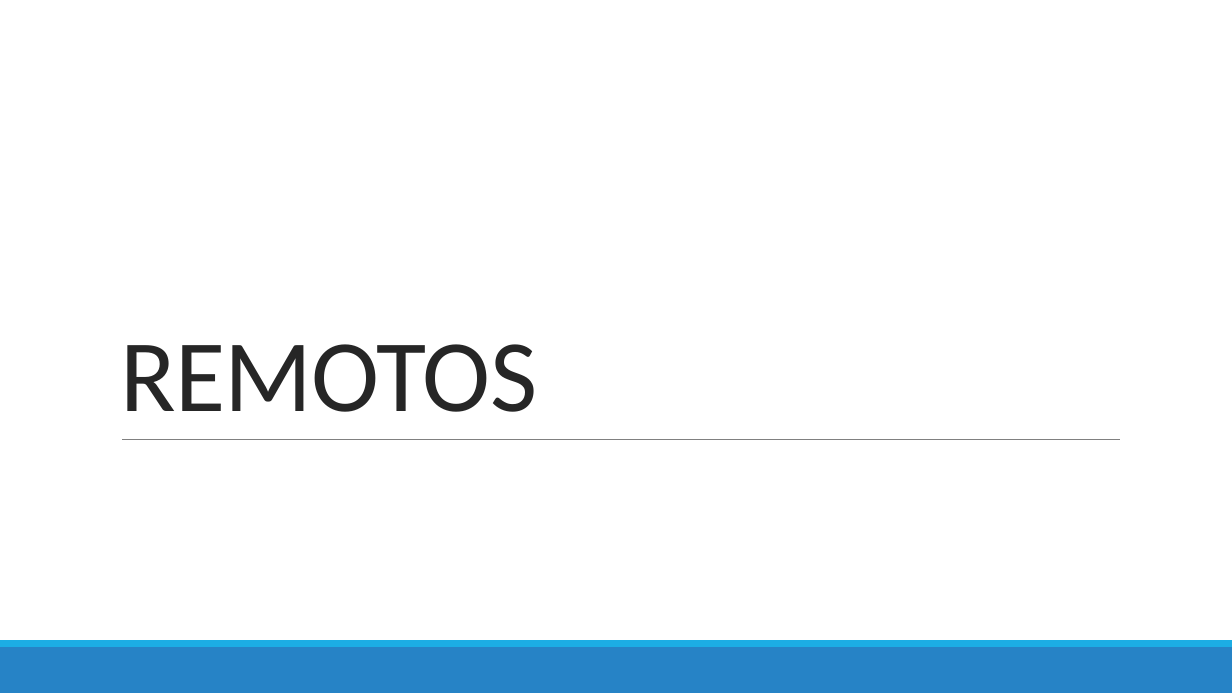
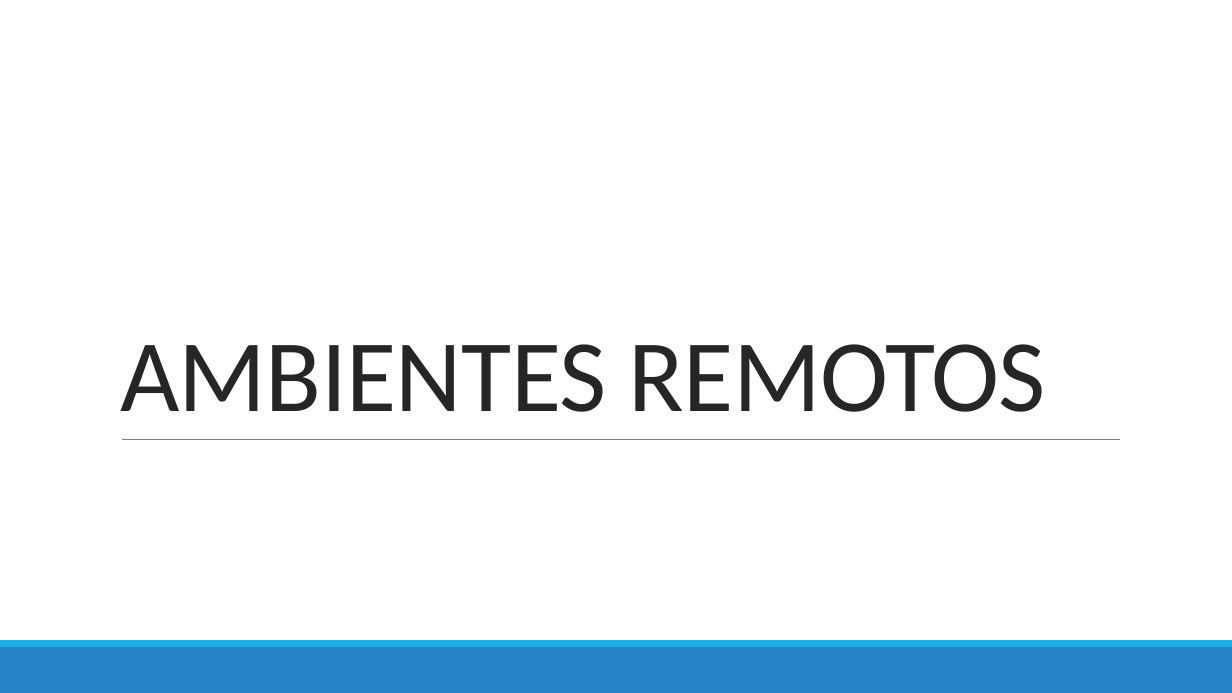
Before and after one commit to Domiciano/PrograRed201, a slide deck: slide 7 of Semana 12/Semana 12.pptx (slide 2 before the commit). Drawn at 1232x693 pixels with LibreOffice and Linux fonts; fonts in the diff are those of the drawing. Boxes give left, top, right and bottom in pixels: in the first picture for what was removed or moved away, otherwise in the second. Text is boxed around its words. In the diff, an @@ line names an element or a change of style, - is before the commit and + after.

```diff
--- a/Semana 12/Semana 12.pptx
+++ b/Semana 12/Semana 12.pptx
@@ title at [120, 344, 1046, 412]: text changed @@
-REMOTOS
+AMBIENTES REMOTOS
```
Also in this commit, not shown: 6 other slides changed, 9 slides added.
